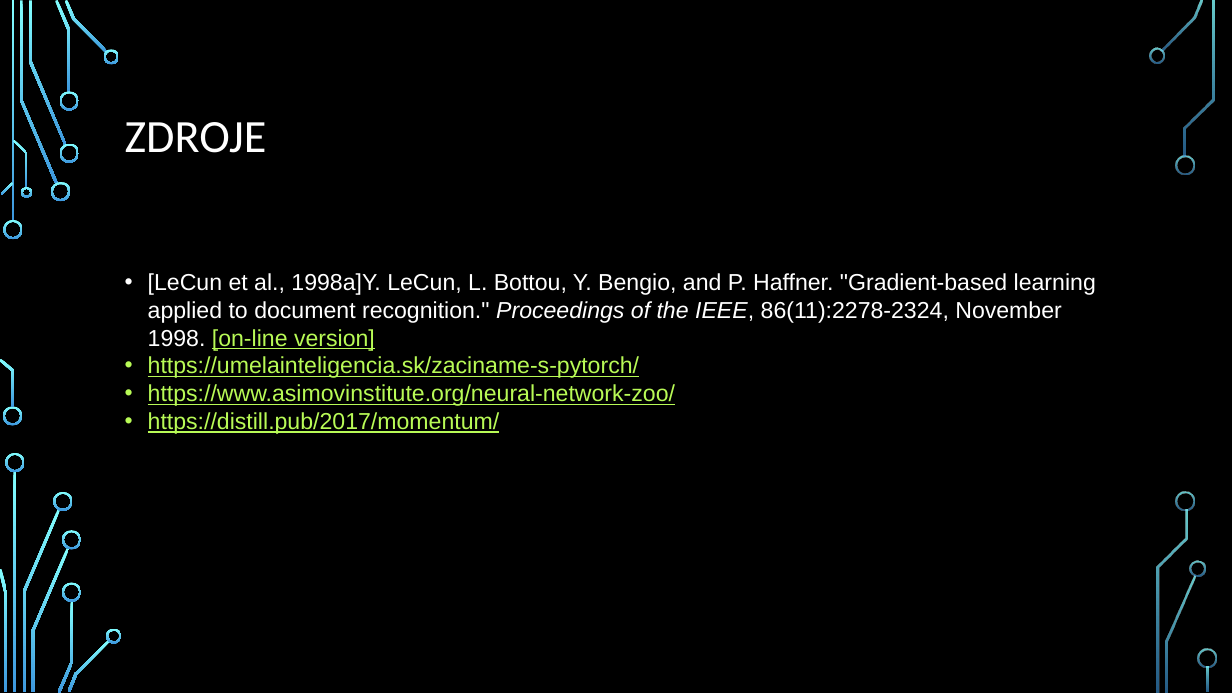
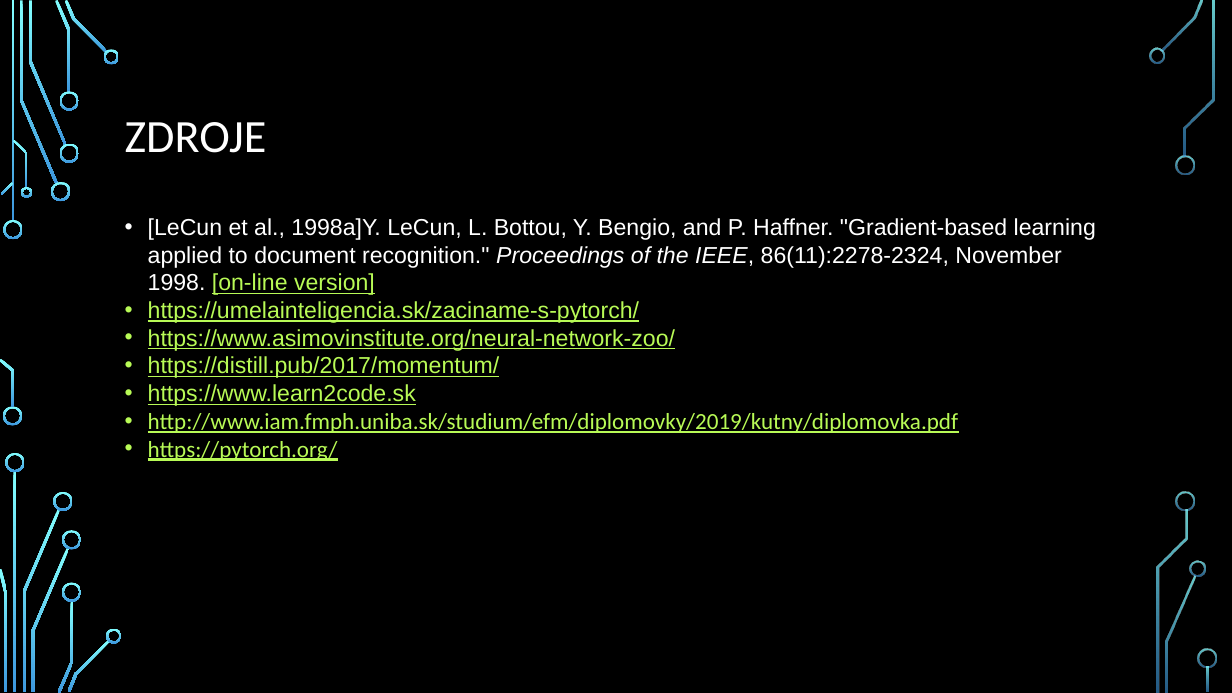
Before and after one commit to livi83/MNIST, a slide deck: slide 21 of prezentacia.pptx (slide 18 before the commit). Drawn at 1232x693 pixels with LibreOffice and Linux fonts; fonts in the diff are those of the drawing; background and template pictures are left out. Boxes give left, top, right and bottom in pixels: in the first picture for what was removed or moved away, otherwise in the second. Text is boxed around its words. In the diff, an @@ line names an element or a change of style, - is before the commit and + after.

```diff
--- a/prezentacia.pptx
+++ b/prezentacia.pptx
@@ text "[LeCun et al., 1998a]Y. LeCun, ...": place and size @@
-text "[LeCun et al., 1998a]Y. LeCun, ..." at [148,273,1096,434]
+text "[LeCun et al., 1998a]Y. LeCun, ..." at [148,218,1096,461]
@@ text at [148,384,958,461]: paragraphs added @@
+• https://www.learn2code.sk
+• http://www.iam.fmph.uniba.sk/studium/efm/diplomovky/2019/kutny/diplomovka.pdf
+• https://pytorch.org/
```
Also in this commit, not shown: 2 other slides changed, 3 slides added, 1 other file.
